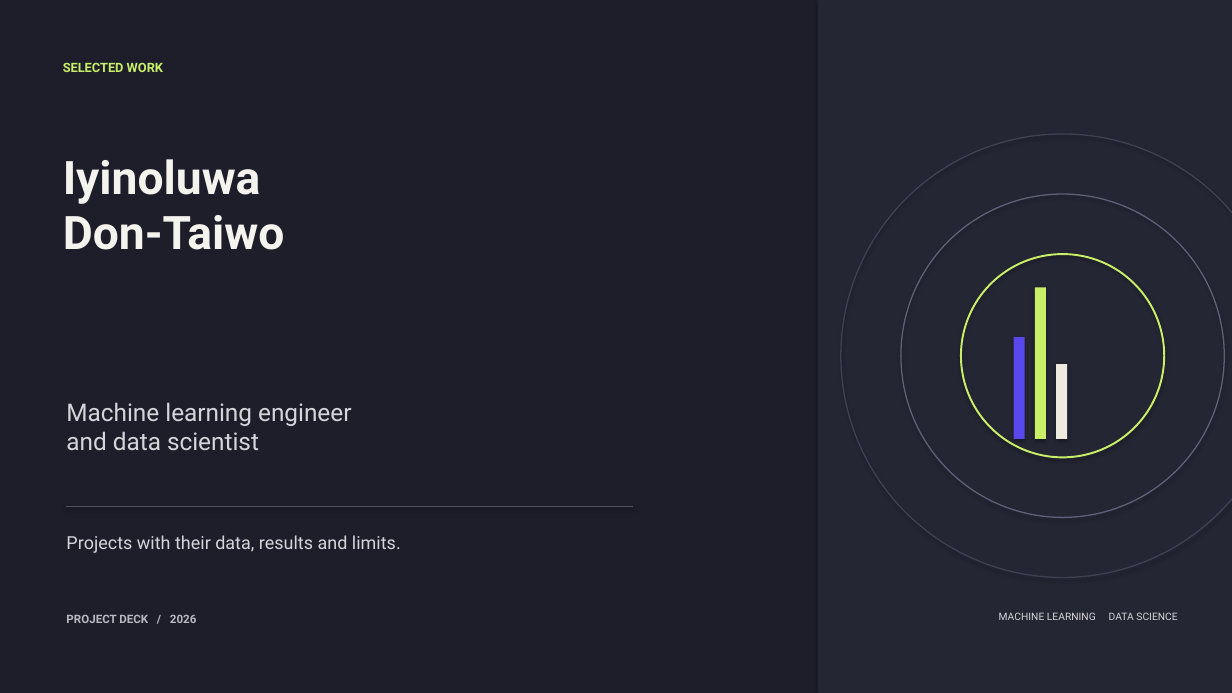
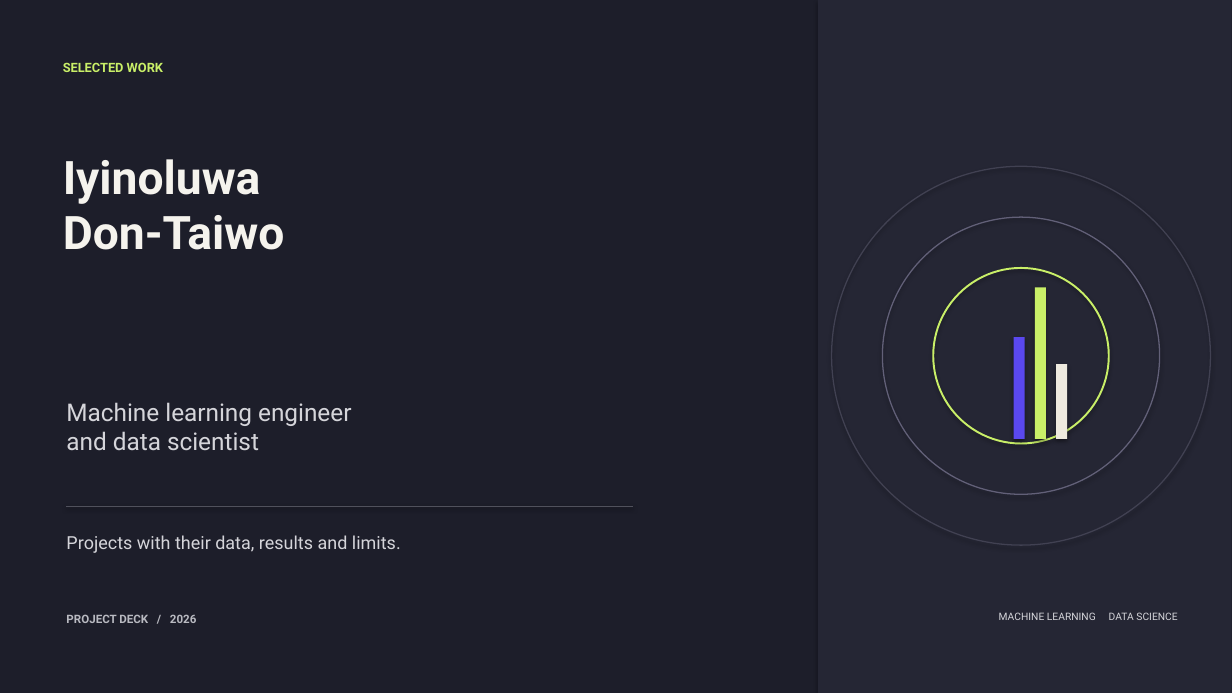
Before and after one commit to IyinoluwaDon/Portfolio, a slide deck: slide 1 of public/decks/iyinoluwa-don-taiwo-projects.pptx. Drawn at 1232x693 pixels with LibreOffice and Linux fonts; fonts in the diff are those of the drawing. Boxes give left, top, right and bottom in pixels: in the first picture for what was removed or moved away, otherwise in the second. Text is boxed around its words. In the diff, an @@ line names an element or a change of style, - is before the commit and + after.

```diff
--- a/public/decks/iyinoluwa-don-taiwo-projects.pptx
+++ b/public/decks/iyinoluwa-don-taiwo-projects.pptx
@@ ellipse: place and size @@
-ellipse at [841,134,1232,578]
+ellipse at [832,166,1211,545]
@@ ellipse: place and size @@
-ellipse at [901,194,1225,518]
+ellipse at [883,217,1160,494]
@@ ellipse: place and size @@
-ellipse at [961,254,1165,457]
+ellipse at [933,268,1109,444]
```
Also in this commit, not shown: 7 other slides changed, 5 other files.
